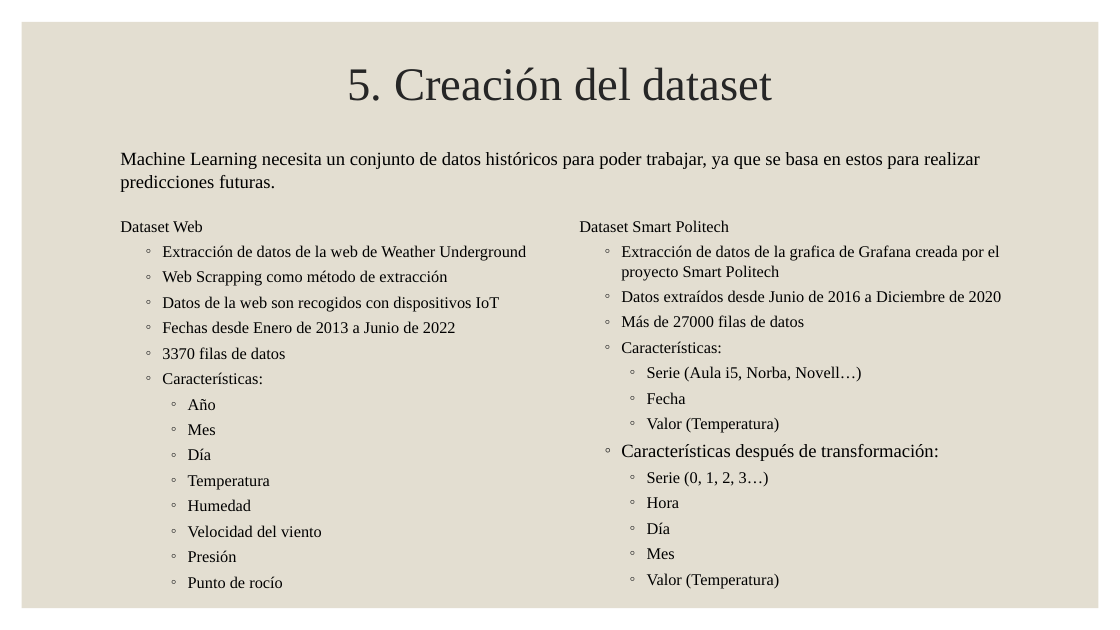
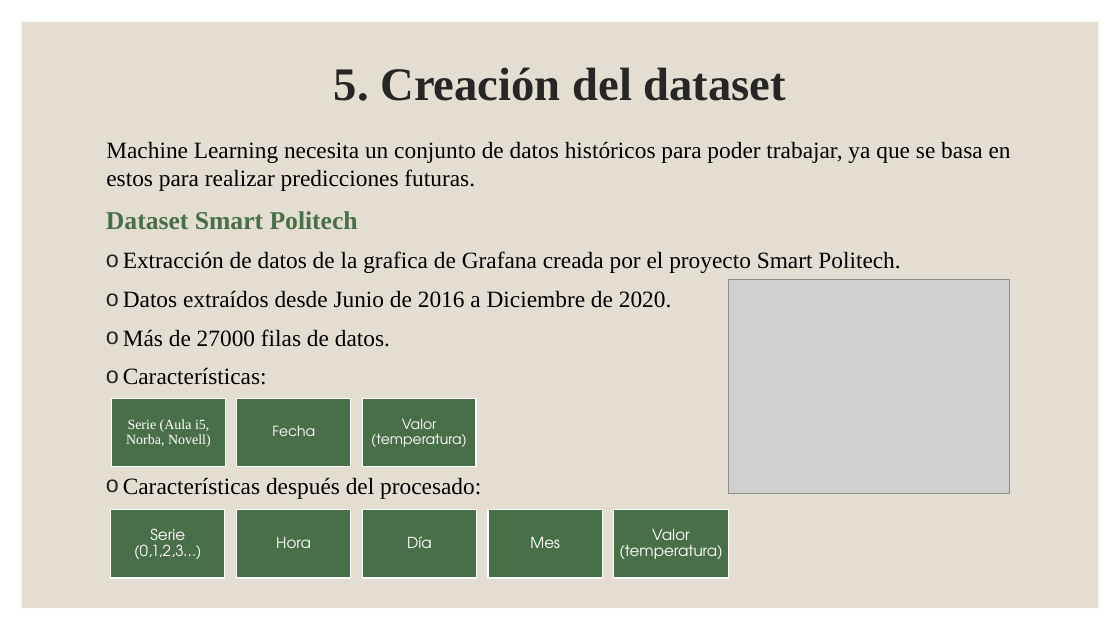
Before and after one commit to jperezlf/MPAIOT, a slide deck: slide 14 of Doc/Presentación TFG.pptx (slide 13 before the commit). Drawn at 1120x630 pixels with LibreOffice and Linux fonts; fonts in the diff are those of the drawing; grey boxes stand for pictures. Boxes give left, top, right and bottom in pixels: in the first picture for what was removed or moved away, otherwise in the second. Text is boxed around its words. In the diff, an @@ line names an element or a change of style, - is before the commit and + after.

```diff
--- a/Doc/Presentación TFG.pptx
+++ b/Doc/Presentación TFG.pptx
@@ title "5. Creación del dataset" at (334,67,786,101): bold on @@
@@ text "Machine Learning necesita un conjunto ...": place and size @@
-text "Machine Learning necesita un conjunto ..." at (120,152,980,192)
+text "Machine Learning necesita un conjunto ..." at (106,141,1011,191)
@@ text "Machine Learning necesita un conjunto ..." at (106,141,1011,191): size 16 to 20 pt @@
@@ text "Dataset Smart Politech": place and size @@
-text "Dataset Smart Politech" at (579,220,1002,589)
+text "Dataset Smart Politech" at (106,211,900,385)
@@ text at (106,211,358,385): size 14 to 22 pt, text colour #000000 to #496F48, bold on in "Dataset Smart Politech"; size 14 to 20 pt in "Características:"; bullet ◦ to o; list level 2 to 1 in "Características:" @@
@@ text removed at (120,220,526,588) @@
-Dataset Web
-  ◦ Extracción de datos de la web de Weather Underground
-  ◦ Web Scrapping como método de extracción
-  ◦ Datos de la web son recogidos con dispositivos IoT
-  ◦ Fechas desde Enero de 2013 a Junio de 2022
-  ◦ 3370 filas de datos
-  ◦ Características:
-    ◦ Año
-    ◦ Mes
-    ◦ Día
-    ◦ Temperatura
-    ◦ Humedad
-    ◦ Velocidad del viento
-    ◦ Presión
-    ◦ Punto de rocío
@@ text at (123,251,900,347): text changed; size 14 to 20 pt @@
-  ◦ Extracción de datos de la grafica de Grafana creada por el proyecto Smart Politech
-  ◦ Datos extraídos desde Junio de 2016 a Diciembre de 2020
-  ◦ Más de 27000 filas de datos
+o Extracción de datos de la grafica de Grafana creada por el proyecto Smart Politech.
+o Datos extraídos desde Junio de 2016 a Diciembre de 2020.
+o Más de 27000 filas de datos.
@@ picture added at (728,280,1009,493) @@
@@ text at (621,366,939,589): paragraphs removed @@
-    ◦ Serie (Aula i5, Norba, Novell…)
-    ◦ Fecha
-    ◦ Valor (Temperatura)
-  ◦ Características después de transformación:
-    ◦ Serie (0, 1, 2, 3…)
-    ◦ Hora
-    ◦ Día
-    ◦ Mes
-    ◦ Valor (Temperatura)
@@ group added at (112,398,476,466): 3 rectangles, 3 texts @@
+Serie (Aula i5, Norba, Novell)
+Fecha
+Valor (temperatura)
@@ text added at (123,477,481,499), 20 pt, text #000000 @@
+o Características después del procesado:
@@ group added at (111,509,728,578): 5 rectangles, 5 texts @@
+Serie (0,1,2,3…)
+Hora
+Día
+Mes
+Valor (temperatura)
```
Also in this commit, not shown: 19 other slides changed, 2 slides added, 1 slide removed.
